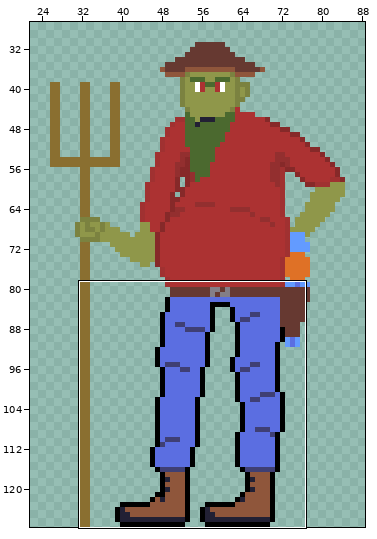
Two states of a pixel-art file, Zombie/Assets/Textures/Sprites/ZombieFarmerBoss.aseprite. Above: a wide view before the commit, with the close-up outlined.
Close-up. Before the commit:
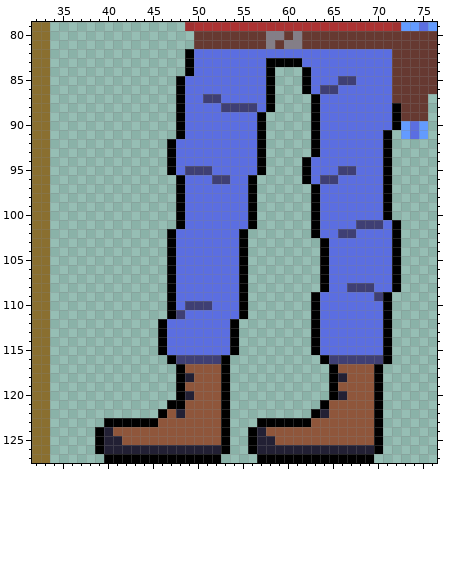
128x128 pixels, 1 frame. Colours within 5 levels of each other are drawn and written as one. Shown: x 32..76, y 79..127. The wide view leaves out empty margins.
The result:
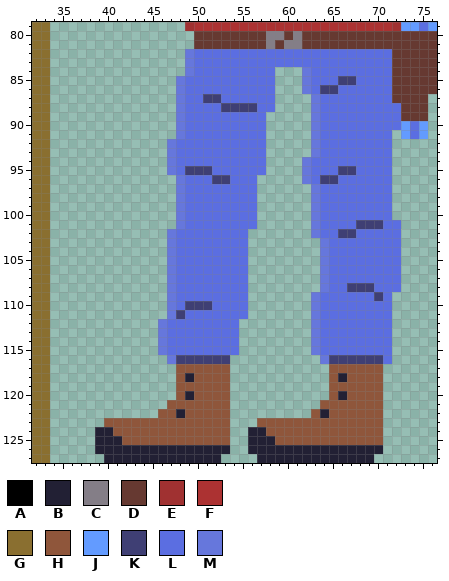
Palette (. is transparent): A #000000  B #222034  C #847e87  D #663931  E #a03131  F #ac3232  G #8a6f30  H #8f563b  J #639bff  K #3f3f74  L #5b6ee1  M #6677dc
Diff:
y 82: x 49 A -> M
y 83: x 49 A -> M; x 58..61 AAAA -> LLLL
y 84: x 49 A -> M; x 58 A -> L; x 62 A -> M
y 85..86: x 48 A -> M; x 58 A -> L; x 62 A -> M
y 87: x 48 A -> M; x 58 A -> L; x 63 A -> M
y 88: x 48 A -> M; x 58 A -> L; x 63 A -> M; x 72 A -> L
y 89..90: x 48 A -> M; x 57 A -> L; x 63 A -> M; x 72 A -> L
y 91: x 48 A -> M; x 57 A -> L; x 63 A -> M; x 71 A -> L
y 92..93: x 47 A -> M; x 57 A -> L; x 63 A -> M; x 71 A -> L
y 94..95: x 47 A -> M; x 57 A -> L; x 62 A -> M; x 71 A -> L
y 96: x 48 A -> M; x 56 A -> L; x 62 A -> M; x 71 A -> L
y 97..100: x 48 A -> M; x 56 A -> L; x 63 A -> M; x 71 A -> L
y 101: x 48 A -> M; x 56 A -> L; x 63 A -> M; x 72 A -> L
y 102: x 47 A -> M; x 55 A -> L; x 63 A -> M; x 72 A -> L
y 103..108: x 47 A -> M; x 55 A -> L; x 64 A -> M; x 72 A -> L
y 109..111: x 47 A -> M; x 55 A -> L; x 63 A -> M; x 71 A -> L
y 112..115: x 46 A -> M; x 54 A -> L; x 63 A -> M; x 71 A -> L
y 116: x 47 A -> M; x 53 A -> K; x 64 A -> M; x 71 A -> L
y 117..120: x 48 A -> H; x 53 A -> H; x 65 A -> H; x 70 A -> H
y 121: x 47..48 AA -> HH; x 53 A -> H; x 64 A -> H; x 70 A -> H
y 122: x 46 A -> H; x 53 A -> H; x 63 A -> H; x 70 A -> H
y 123: x 40..45 AAAAAA -> HHHHHH; x 53 A -> H; x 57..62 AAAAAA -> HHHHHH; x 70 A -> H
y 124..125: x 39 A -> B; x 53 A -> H; x 56 A -> B; x 70 A -> H
y 126: x 39 A -> B; x 53 A -> B; x 56 A -> B; x 70 A -> B
y 127: x 40..52 AAAAAAAAAAAAA -> BBBBBBBBBBBBB; x 57..69 AAAAAAAAAAAAA -> BBBBBBBBBBBBB
